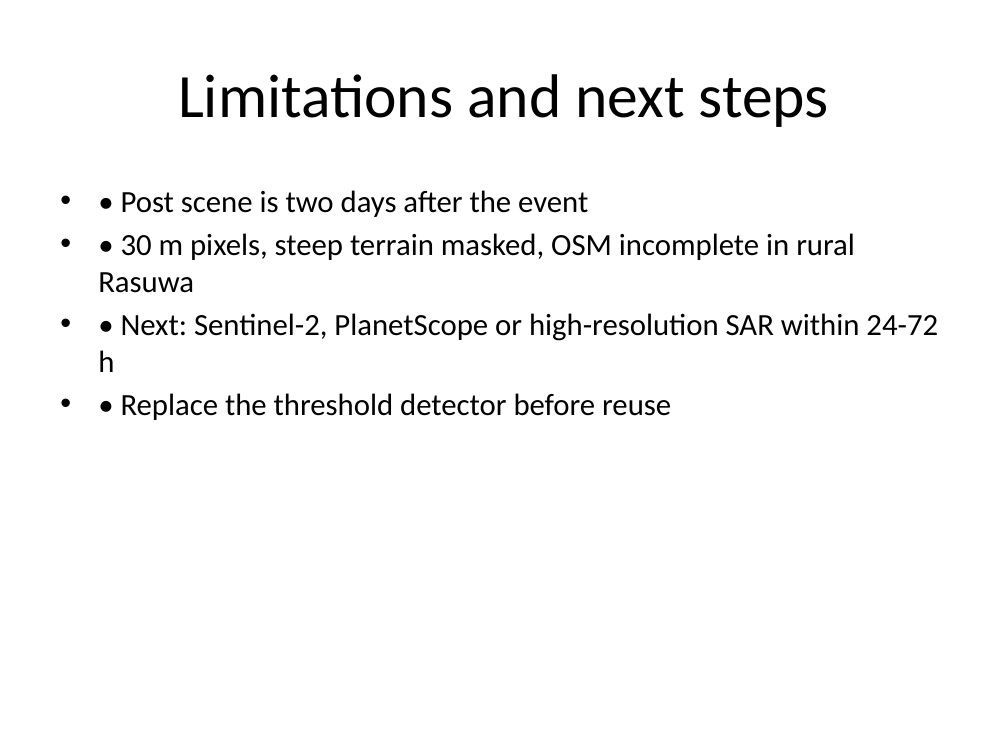
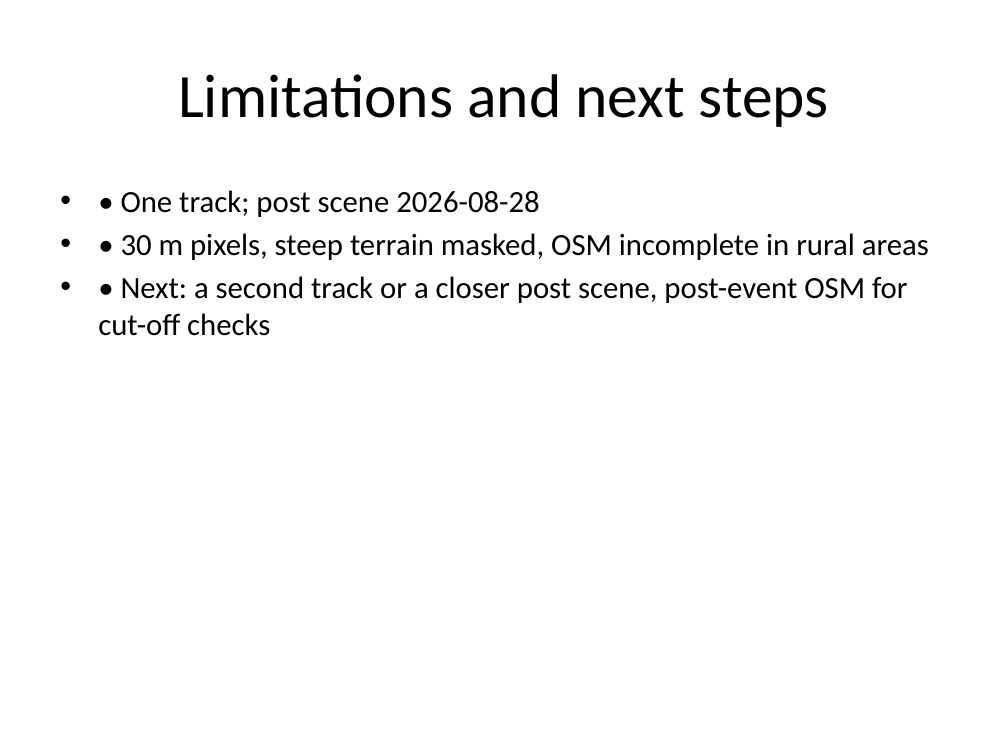
Before and after one commit to MANIKANTH678/trishuli-flood-mapping, a slide deck: slide 9 of outputs/presentation.pptx (slide 10 before the commit). Drawn at 1008x756 pixels with LibreOffice and Linux fonts; fonts in the diff are those of the drawing. Boxes give left, top, right and bottom in pixels: in the first picture for what was removed or moved away, otherwise in the second. Text is boxed around its words. In the diff, an @@ line names an element or a change of style, - is before the commit and + after.

```diff
--- a/outputs/presentation.pptx
+++ b/outputs/presentation.pptx
@@ text at bbox=[98, 190, 929, 336]: text changed @@
-• • Post scene is two days after the event
-• • 30 m pixels, steep terrain masked, OSM incomplete in rural Rasuwa
-• • Next: Sentinel-2, PlanetScope or high-resolution SAR within 24-72 h
-• • Replace the threshold detector before reuse
+• • One track; post scene 2026-08-28
+• • 30 m pixels, steep terrain masked, OSM incomplete in rural areas
+• • Next: a second track or a closer post scene, post-event OSM for cut-off checks
```
Also in this commit, not shown: 6 other slides changed, 2 slides added, 3 slides removed, 4 other files.
